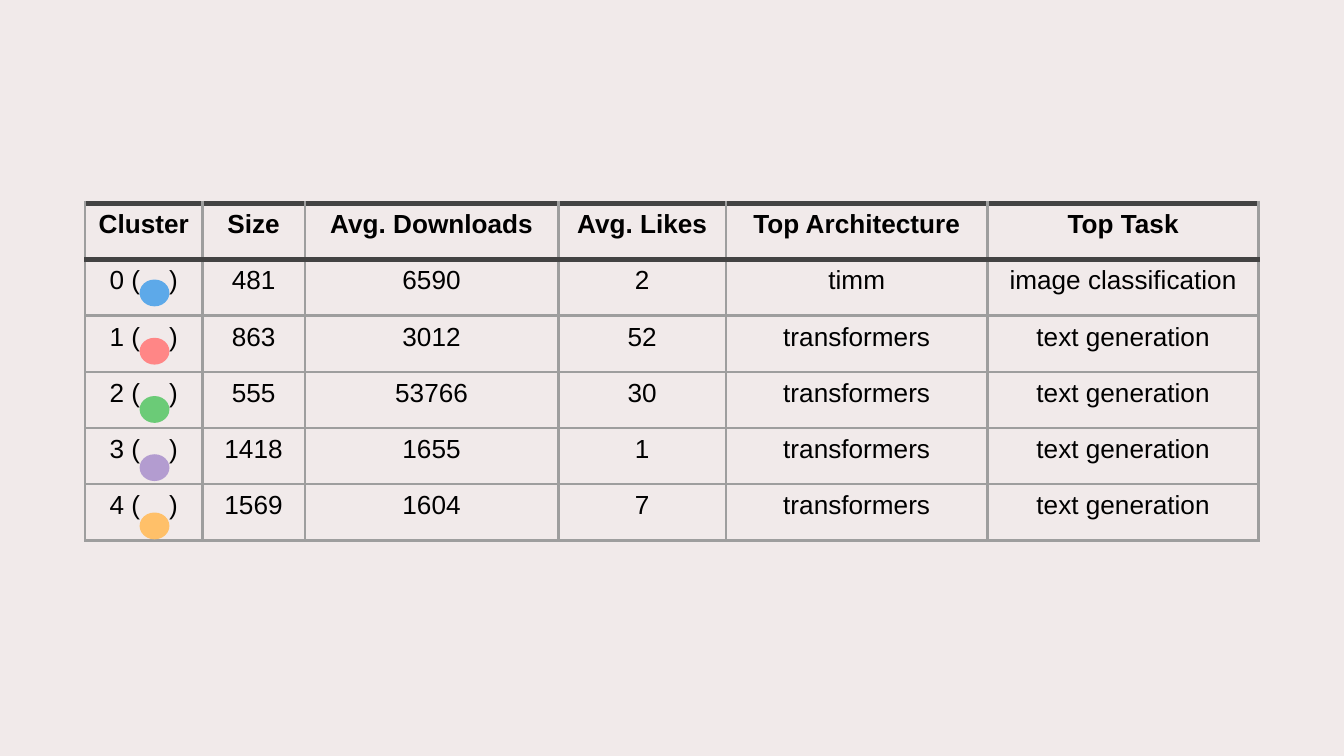
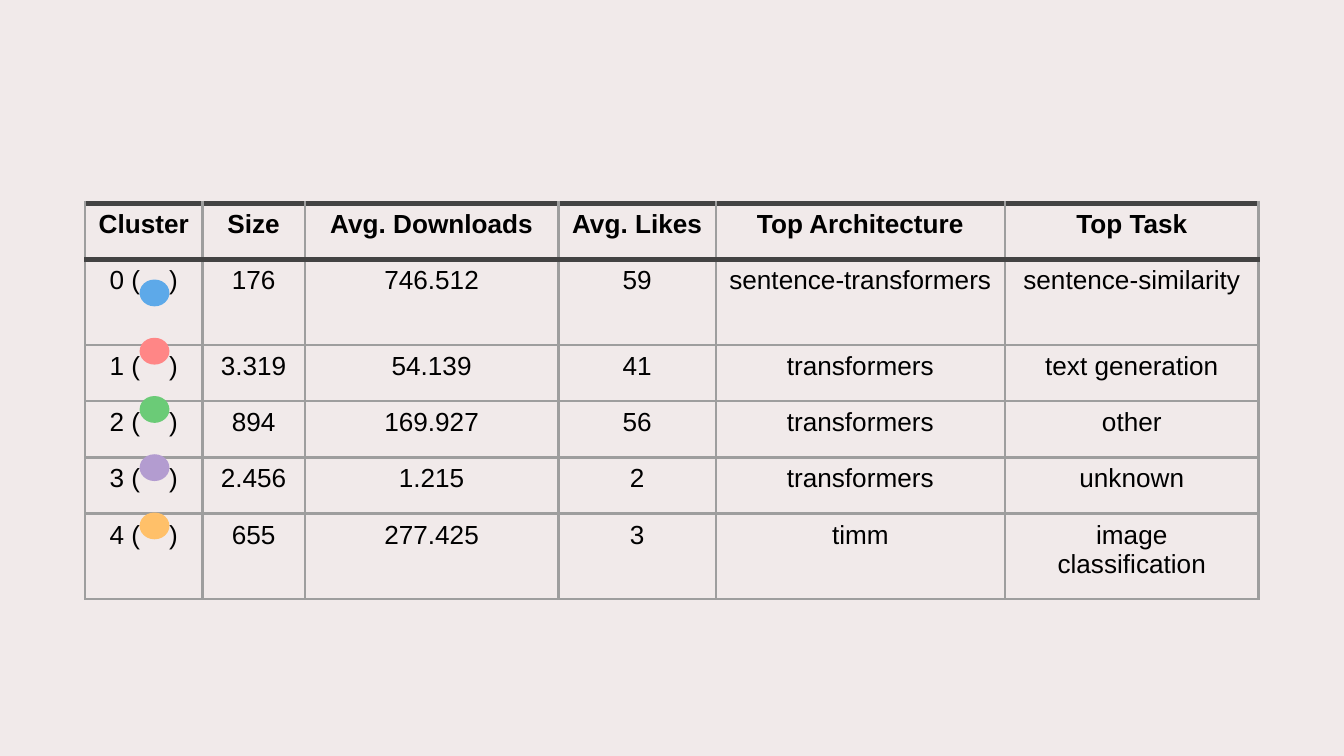
Before and after one commit to Alit54/UniMi---Scientific-Visualization, a slide deck: slide 29 of presentation.odp. Drawn at 1344x756 pixels with LibreOffice and Linux fonts; fonts in the diff are those of the drawing. Boxes give left, top, right and bottom in pixels: in the first picture for what was removed or moved away, otherwise in the second. Text is boxed around its words. In the diff, an @@ line names an element or a change of style, - is before the commit and + after.

```diff
--- a/presentation.odp
+++ b/presentation.odp
@@ table at (85, 203, 1258, 599) @@
-row 2: 0 ( ) | 481 | 6590 | 2 | timm | image classification
+row 2: 0 ( ) | 176 | 746.512 | 59 | sentence-transformers | sentence-similarity
-row 3: 1 ( ) | 863 | 3012 | 52 | transformers | text generation
+row 3: 1 ( ) | 3.319 | 54.139 | 41 | transformers | text generation
-row 4: 2 ( ) | 555 | 53766 | 30 | transformers | text generation
+row 4: 2 ( ) | 894 | 169.927 | 56 | transformers | other
-row 5: 3 ( ) | 1418 | 1655 | 1 | transformers | text generation
+row 5: 3 ( ) | 2.456 | 1.215 | 2 | transformers | unknown
-row 6: 4 ( ) | 1569 | 1604 | 7 | transformers | text generation
+row 6: 4 ( ) | 655 | 277.425 | 3 | timm | image classification
```
Also in this commit, not shown: 1 other slide changed, 9 slides added, 2 slides removed, 2 other files.
